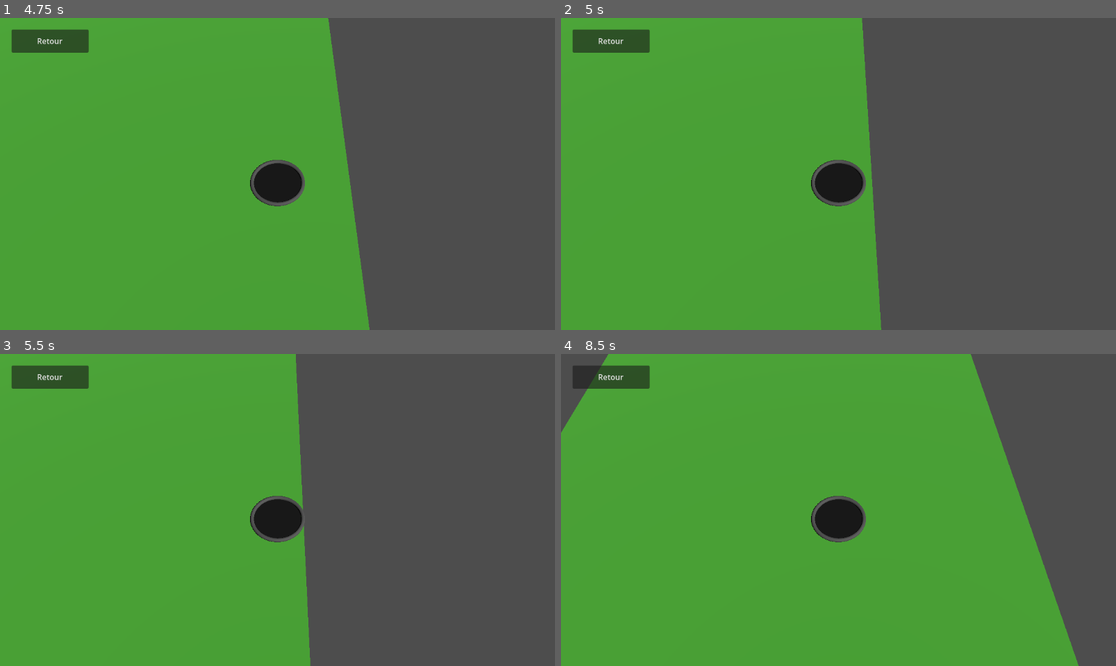
Above: before the commit, frames 1-4 (two rows, left to right).
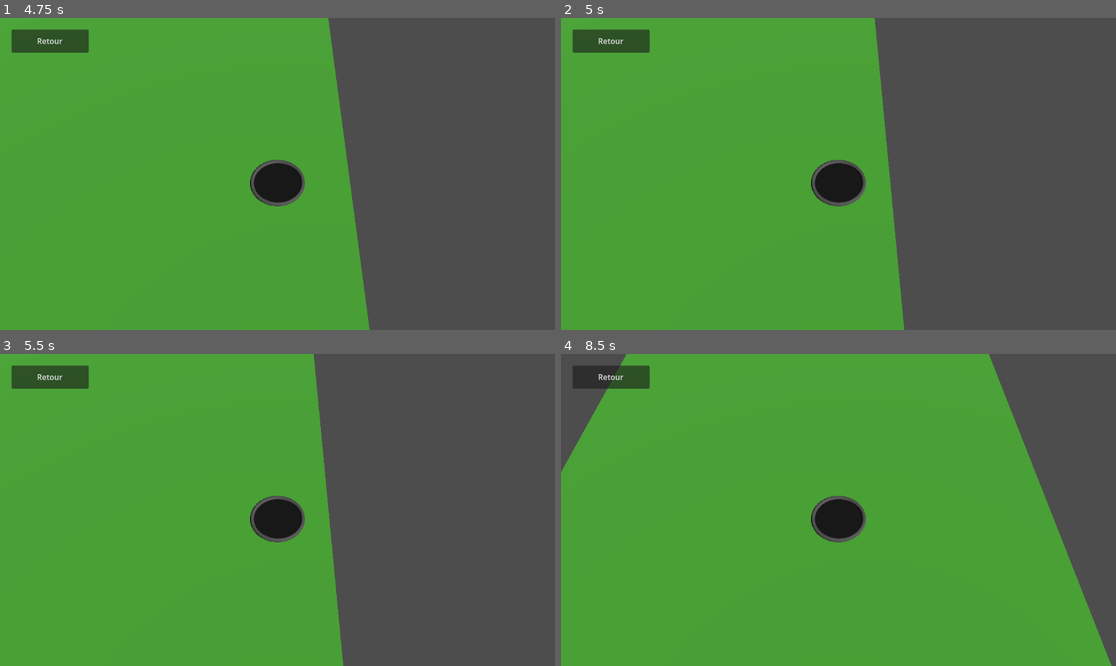
Above: after the commit, the same moments.

Repository: NeTi-Entertainment/hole-game
Game: Godot game, scene res://scenes/ui/root/ui_root.tscn
Two runs of this game, one before a commit and one after it. Both use one fixed random seed, a clock stepped at 60 frames per second and the inputs below.
Inputs:
- Up to frame 1 (4.75 s): click "Jouer" at 0.5 s; click "Retour" at 1.25 s; click "Jouer" at 2 s; tap Enter at 2.75 s; hold D (move_right) 2.78-3.53 s; hold S (move_down) 3.53-4.28 s; tap Space at 4.25 s; hold D (move_right) from 4.28 s (still down)
- Up to frame 2 (5 s): keep holding D (move_right)
- Up to frame 3 (5.5 s): release D (move_right) at 5.03 s; hold W (move_up) from 5.03 s (still down)
- Up to frame 4 (8.5 s): release W (move_up) at 5.78 s; hold A (move_left) 5.78-7.28 s; hold S (move_down) 7.28-8.03 s; tap Enter at 8 s; hold D (move_right) from 8.03 s (still down)

Frame 1 is identical in both runs. In frame 2, 3.2% of the frame differs, in the area x 54-62%, y 0-100%; in frame 3, 4.6%; in frame 4, 5.8%, in the area x 0-100%, y 0-100%.

Commit message:
map délimitée

Diff:
--- a/scenes/game/game_screen.tscn
+++ b/scenes/game/game_screen.tscn
@@ -1,9 +1,10 @@
-[gd_scene load_steps=7 format=3 uid="uid://ba8fpop8mn4cp"]
+[gd_scene load_steps=8 format=3 uid="uid://ba8fpop8mn4cp"]
 
 [ext_resource type="Script" uid="uid://c1ke2qe1siiob" path="res://scripts/game/screen/game_screen.gd" id="1_h5hde"]
 [ext_resource type="Material" uid="uid://jsnjbe7vtpe5" path="res://assets/materials/ground_material.tres" id="1_rs55t"]
 [ext_resource type="Script" uid="uid://dtbdrrjofpdkl" path="res://scripts/game/camera/follow_camera.gd" id="2_xbn6y"]
 [ext_resource type="PackedScene" uid="uid://cq65os5tpt842" path="res://scenes/game/hole/hole_player.tscn" id="3_u3wq2"]
+[ext_resource type="Script" uid="uid://7rj3xkrkc6d" path="res://scripts/game/bounds/play_area_bounds.gd" id="5_874p4"]
 
 [sub_resource type="PlaneMesh" id="PlaneMesh_h5hde"]
 size = Vector2(20, 20)
@@ -63,6 +64,11 @@
 shape = SubResource("BoxShape3D_u3wq2")
 
 [node name="HolePlayer" parent="GameViewportContainer/GameViewport/GameWorld" instance=ExtResource("3_u3wq2")]
+play_area_bounds_path = NodePath("../PlayAreaBounds")
+
+[node name="PlayAreaBounds" type="Node3D" parent="GameViewportContainer/GameViewport/GameWorld"]
+unique_name_in_owner = true
+script = ExtResource("5_874p4")
 
 [node name="BackButton" type="Button" parent="."]
 unique_name_in_owner = true
--- /dev/null
+++ b/scripts/game/bounds/play_area_bounds.gd
@@ -0,0 +1,38 @@
+extends Node3D
+class_name PlayAreaBounds
+
+@export var half_size: Vector2 = Vector2(9.0, 9.0)
+
+
+func clamp_world_position(world_position: Vector3, radius: float) -> Vector3:
+	var clamped_position := world_position
+
+	clamped_position.x = clampf(
+		world_position.x,
+		-half_size.x + radius,
+		half_size.x - radius
+	)
+
+	clamped_position.z = clampf(
+		world_position.z,
+		-half_size.y + radius,
+		half_size.y - radius
+	)
+
+	return clamped_position
+
+
+func is_position_inside(world_position: Vector3, radius: float) -> bool:
+	if world_position.x < -half_size.x + radius:
+		return false
+
+	if world_position.x > half_size.x - radius:
+		return false
+
+	if world_position.z < -half_size.y + radius:
+		return false
+
+	if world_position.z > half_size.y - radius:
+		return false
+
+	return true
--- a/scripts/game/hole/hole_player.gd
+++ b/scripts/game/hole/hole_player.gd
@@ -1,13 +1,31 @@
 extends CharacterBody3D
 
 @export var move_speed: float = 6.0
+@export var hole_radius: float = 1.0
+@export var play_area_bounds_path: NodePath
 
 var _input_direction: Vector3 = Vector3.ZERO
+var _play_area_bounds: PlayAreaBounds = null
 
 
-func _physics_process(delta: float) -> void:
+func _ready() -> void:
+	_resolve_play_area_bounds()
+
+
+func _physics_process(_delta: float) -> void:
 	_update_input_direction()
 	_apply_movement()
+	_apply_bounds()
+
+
+func _resolve_play_area_bounds() -> void:
+	if play_area_bounds_path.is_empty():
+		return
+
+	var found_node := get_node_or_null(play_area_bounds_path)
+
+	if found_node is PlayAreaBounds:
+		_play_area_bounds = found_node
 
 
 func _update_input_direction() -> void:
@@ -34,3 +52,16 @@
 	velocity.y = 0.0
 
 	move_and_slide()
+
+
+func _apply_bounds() -> void:
+	if _play_area_bounds == null:
+		_resolve_play_area_bounds()
+
+	if _play_area_bounds == null:
+		return
+
+	global_position = _play_area_bounds.clamp_world_position(
+		global_position,
+		hole_radius
+	)
Not shown, added: scripts/game/bounds/play_area_bounds.gd.uid
